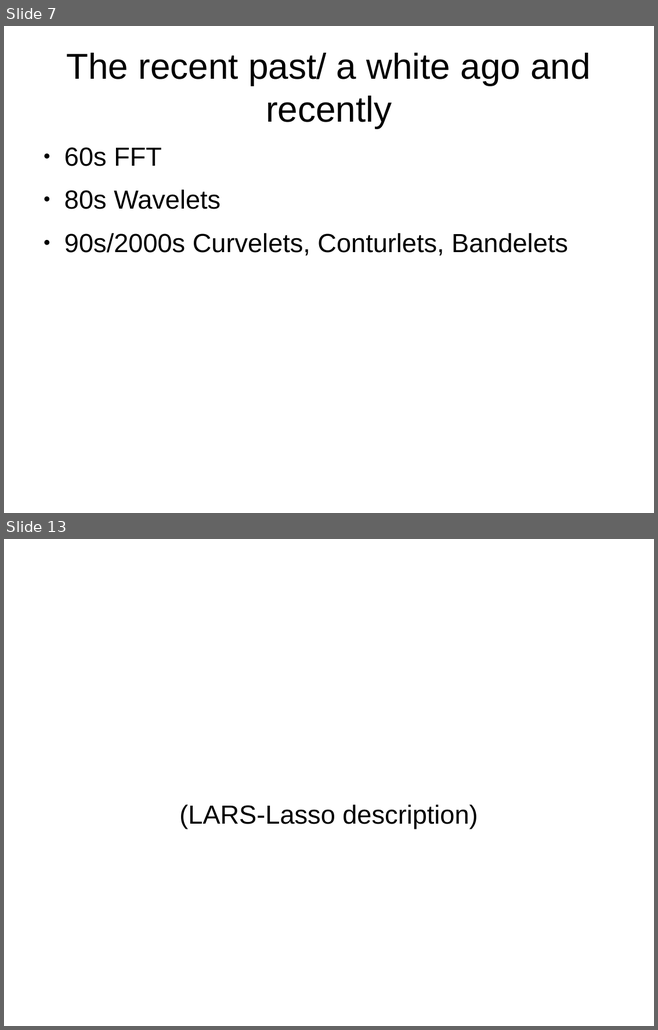
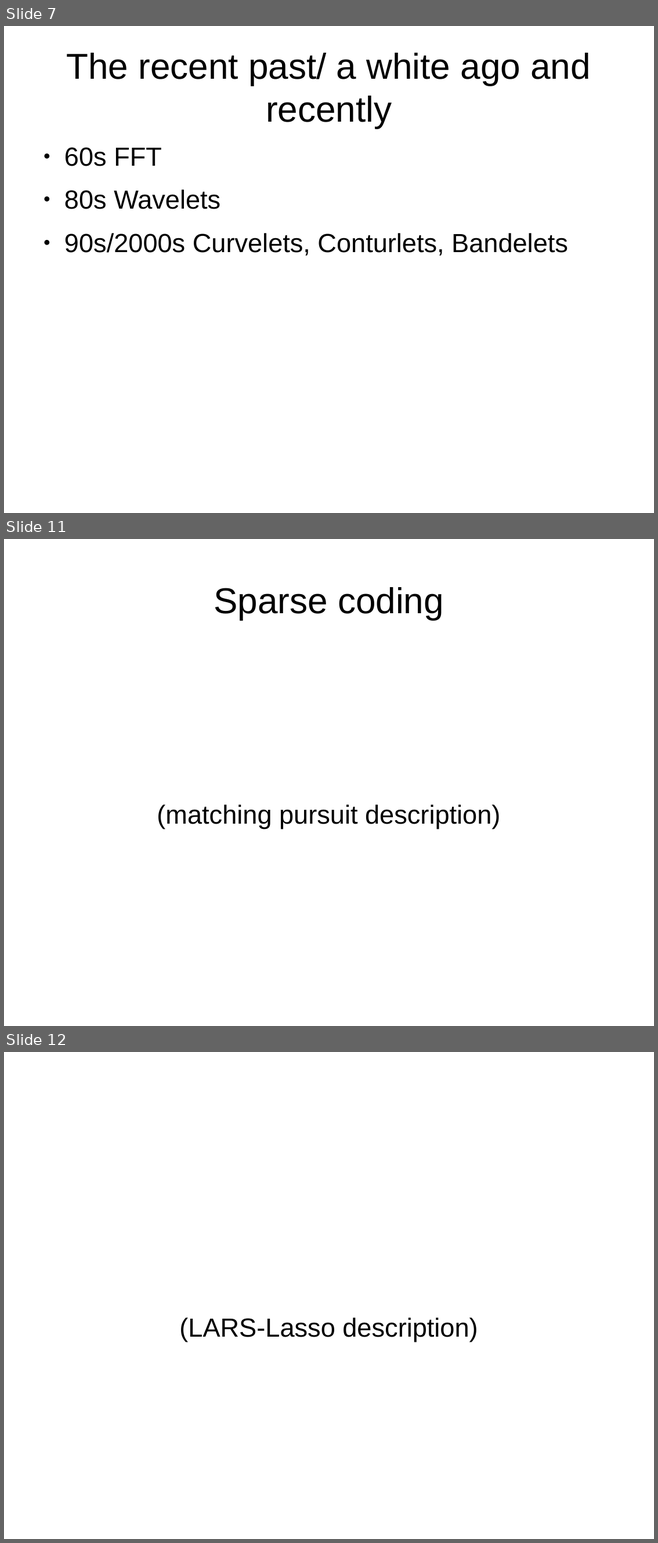
Before and after one commit to Sebu/sprs, a slide deck: progress_report/progress_report.odp. Shown one above the other, each under a label of ours: slides 7 and 13 before the commit, slides 7, 11 and 12 after it; the slides between them are not shown. The pictures are 658x1030 and 658x1543 pixels, drawn with LibreOffice and Linux fonts; fonts in the diff are those of the drawing. Boxes give left, top, right and bottom in pixels: in the first picture for what was removed or moved away, otherwise in the second. Text is boxed around its words. In the diff, an @@ line names an element or a change of style, - is before the commit and + after.

```diff
--- a/progress_report/progress_report.odp
+++ b/progress_report/progress_report.odp
@@ slide 11 added at [4, 539, 654, 1026], background #FFFFFF @@
@@ title added at [213, 587, 444, 620], 44 pt, text #000000 @@
+Sparse coding
@@ subtitle added at [157, 805, 500, 829], 32 pt, text #000000 @@
+(matching pursuit description)
@@ what was slide 13 is now slide 12 @@
```
Also in this commit, not shown: 12 slides changed, 1 other slide added, 2 slides removed.
